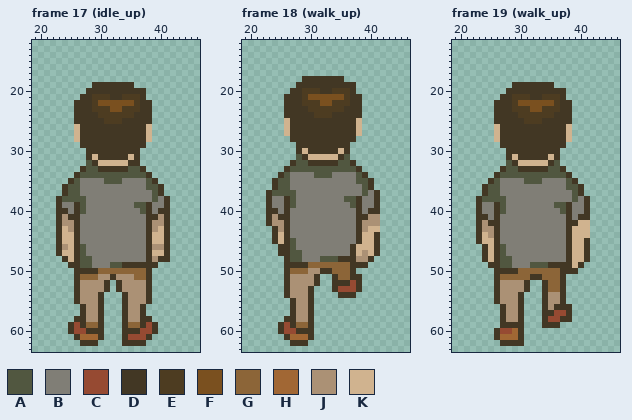
One commit to this pixel-art file: Assets/Sprites/Ase/character.aseprite. The picture above was drawn from the file before the commit.
64x64 pixels, 55 frames. Colours within 5 levels of each other are drawn and written as one. Shown: frame 17 (idle_up): x 19..46, y 12..63; frame 18 (walk_up): x 19..46, y 12..63; frame 19 (walk_up): x 19..46, y 12..63. The commit also changed other frames, which this record leaves out.
Visible layers, top first: "default/head", "default/arm_left/back", "default/arm_right/front", "default/leg_left/back", "default/leg_right/front", "default/body", "boxed/box".
Palette (. is transparent): A #515740  B #807e76  C #964a32  D #423724  E #4d3c21  F #7a501f  G #8c6538  H #a16734  J #ab9175  K #d0b38f
Pixels before, frame 17 (idle_up), first column x 23:
19 ......DDDDDDD......
20 .....DDDDDDDDDD....
21 ....DDEEEDDEEED....
22 ...DDDEFFFFFFEDD...
23 ...DDDEEEFFEEEDD...
24 ...DDDDEEEEEEDDD...
25 ...DDDDDEEEDDDDD...
26 ...KDDDDDDDDDDDK...
27 ...KDDDDDDDDDDDK...
28 ...KDDDDDDDDDDDK...
29 ....DDDDDDDDDDD....
30 .....DDDDDDDDD.....
31 .....DKDDDDDKD.....
32 .....ADKKKKKDD.....
33 ....DAADDDDDAAD....
34 ...DAAAAAAAAAAAD...
35 ..DABBBBAAABBBBAD..
36 .DAABBBBBBBBBBBAAD.
37 .DAABBBBBBBBBBBBAD.
38 DAAAABBBBBBBBBBBABD
39 DBBDABBBBBBBBAADBBD
40 DDBDABBBBBBBBBADBDD
41 DJDDBBBBBBBBBBBDDJD
42 DJJDBBBBBBBBBBBDJJD
43 DKJDBBBBBBBBBBBDJKD
44 DKKDBBBBBBBBBBBDKKD
45 DKKDBBBBBBBBBBBDKKD
46 DJKDABBBBBBBBBBDJJD
47 DKKDABBBBBBBBBBDKKD
48 .DKDAABBBBBBBBBDJDD
49 ..DDAABBBAADDDDDD..
50 ...DDDDGGGGGGGGD...
51 ...DGGGJJDJJJGGD...
52 ...DJJJJD.DJJJJD...
53 ...DJJJJD.DJJJJD...
54 ...DJJJD...DJJJD...
55 ...DJJJD...DJJJD...
56 ....DJJD...DJJD....
57 ....DJJD...DJJD....
58 ...DDJJD...DJJDD...
59 ..DCDGGD...DGGDCD..
60 ..DCCDDD...DDDCCD..
61 ...DHHHD...DCCCD...
62 ....DDD....DDDD....
Pixels before, frame 18 (walk_up), first column x 23:
18 ......DDDDDDD......
19 .....DDDDDDDDDD....
20 ....DDEEEDDEEED....
21 ...DDDEFFFFFFEDD...
22 ...DDDEEEFFEEEDD...
23 ...DDDDEEEEEEDDD...
24 ...DDDDDEEEDDDDD...
25 ...KDDDDDDDDDDDK...
26 ...KDDDDDDDDDDDK...
27 ...KDDDDDDDDDDDK...
28 ....DDDDDDDDDDD....
29 .....DDDDDDDDD.....
30 .....DKDDDDDKD.....
31 .....ADKKKKKDA.....
32 ....DAADDDDDAAD....
33 ...DAAAAAAAAAAAD...
34 ..DABBBBAAABBBBAD..
35 .DAABBBBBBBBBBBAAD.
36 .DAABBBBBBBBBBBBAD.
37 DAAAABBBBBBBBBBBABD
38 DBBDABBBBBBBBAADBBD
39 DBBDABBBBBBBBBADBBD
40 DDBDBBBBBBBBBBBDBDD
41 DJDDBBBBBBBBBBBDDJJ
42 DJJDBBBBBBBBBBBDJJJ
43 .DJDBBBBBBBBBBBDJKK
44 .DKDBBBBBBBBBBBDKKD
45 .DKDABBBBBBBBBBDKKD
46 ..DDABBBBBBBBBDKKKD
47 ..DDAABBBBBBBBDKJKD
48 ...DAABBBAAADDDJJD.
49 ...DDDDGGGGGGGDDD..
50 ...DGGGJJDDGGGD....
51 ...DJJJJD..DGGDD...
52 ...DJJJJD..DDDCD...
53 ...DJJJD...DCCCD...
54 ...DJJJD....DDD....
55 ....DJJD...........
56 ....DJJD...........
57 ....DJJD...........
58 ...DDJJD...........
59 ..DCDGGD...........
60 ..DCCDDD...........
61 ...DHHHD...........
62 ....DDD............
Pixels before, frame 19 (walk_up), first column x 23:
19 ......DDDDDDD......
20 .....DDDDDDDDDD....
21 ....DDEEEDDEEED....
22 ...DDDEFFFFFFEDD...
23 ...DDDEEEFFEEEDD...
24 ...DDDDEEEEEEDDD...
25 ...DDDDDEEEDDDDD...
26 ...KDDDDDDDDDDDK...
27 ...KDDDDDDDDDDDK...
28 ...KDDDDDDDDDDDK...
29 ....DDDDDDDDDDD....
30 .....DDDDDDDDD.....
31 .....DKDDDDDKD.....
32 .....ADKKKKKDA.....
33 ....DAADDDDDAAD....
34 ...DAAAAAAAAAAAD...
35 ..DABBBBAAABBBBAD..
36 .DAABBBBBBBBBBBAAD.
37 .DAABBBBBBBBBBBBAD.
38 DAAAABBBBBBBBBBBABD
39 DBBDABBBBBBBBAADBBD
40 DBBDABBBBBBBBBADBBD
41 DDBDBBBBBBBBBBBDBDD
42 DJDDBBBBBBBBBBBDDKK
43 DJJDBBBBBBBBBBBDKKK
44 DKJDBBBBBBBBBBBDKKK
45 DKKDBBBBBBBBBBBDKKD
46 .DKDABBBBBBBBBBDKKD
47 .DKDABBBBBBBBBBDKKD
48 .DKDAABBBBBBBBBDKKD
49 ..DDAABBBAAADDDDKD.
50 ...DDDDGGGGGGGDDD..
51 ...DGGGGGDDGGGD....
52 ...DJJJJD..DGGD....
53 ...DJJJJD..DGGD....
54 ...DJJJD...DJJD....
55 ...DJJJD...DJJD....
56 ....DJJD...DJDDD...
57 ....DJJD...DDCCD...
58 ....DJJD...DCCDD...
59 ....DDDD...DDD.....
60 ...DCCHD...........
61 ...DHHHD...........
62 ....DDDD...........
Once edited:
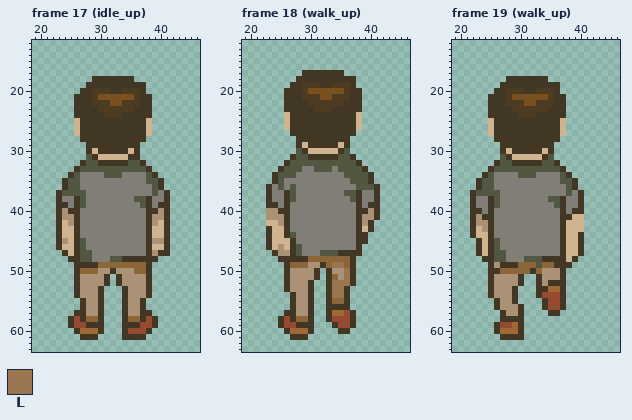
Colours new in this view: L #99764f
What changed:
Changed rows in their new state; - is an unchanged pixel.
Frame 17 (idle_up):
first column x 23:
18 ------DDDDDDD------
19 -----D-------DD----
20 ----D-EEE--EEE-----
21 ---D---FFFFFF--D---
22 -------EE--EE------
23 ------D--EE--D-----
24 -------D---DD------
25 ---K----DDD----K---
28 ---.-----------.---
29 ----.---------.----
30 ------K-----K------
31 -----ADKKKKKD------
32 ----D-ADDDDDAAD----
33 ---DA--AAAAA--AD---
34 --DABBBB---BBBBAD--
35 -DA-----BBB-----AD-
36 ---------------B---
37 DA--A------------BD
38 -BBD---------AADB--
39 -D-----------B---D-
40 -JD-B---------B-DJ-
41 --J-------------J--
42 -K---------------K-
43 --K-------------K--
45 -J--A-----------JJ-
46 -K--------------KK-
47 .D---A----------JD-
48 -.D------AADDDD-D..
49 --.-DDDGGGGGGGG-.--
50 ----GGGJJDJJJ------
51 ----JJJ-D.D--JJ----
53 -------D.-.D-------
55 ---.D---------D.---
57 ---D-----------D---
58 --DC-GG-----GG-CD--
59 ----CDD-----DDC----
60 --.DHHH-----CC-D.--
61 ---.DDD.----DDD.---
62 ----...----....----
Frame 18 (walk_up):
first column x 23:
17 ------DDDDDDD------
18 -----D-------DD----
19 ----D-EEE--EEE-----
20 ---D---FFFFFF--D---
21 -------EE--EE------
22 ------D--EE--D-----
23 -------D---DD------
24 ---K----DDD----K---
27 ---.-----------.---
28 ----.---------.----
29 ------K-----K------
30 -----ADKKKKKDA-----
31 ----D-ADDDDDA-D----
32 ---DA--AAAAA--AD---
33 --DA--BB---B---AD--
34 -DA-A---BBB--AA-AD-
35 ---B----------A----
36 DB-BA----------A-AD
37 -BBD---------AADB--
38 -------------B-----
39 -D--B---------B--D-
40 JJD-------------DJ-
41 J-J-------------J-D
42 KK---------------D.
43 DKK-------------KD.
44 DK--A-----------D..
45 DK-KD-----------D..
46 DKJKDA--------BD...
47 -DJJD----AAADD-D...
48 --D-DDDGGGGGGG-...-
49 ----GGGJJD-LL--..--
50 ----JJJ-D.-JJL-----
51 ----------DGJL-.---
52 -------D.-DLLLD.---
53 ----------DLLD..---
54 ---.D-----DLL-.----
55 ----------DGGD-----
56 ----------DDDD-----
57 ---D------DHHCD----
58 --DC-GG---DCCCD----
59 ----CDD----DCCD----
60 --.DHHH-----DD-----
61 ---.DDD.-----------
62 ----...------------
Frame 19 (walk_up):
first column x 22:
18 ------DDDDDDD-------
19 -----DD-------D-----
20 ----DDEEE--EEE-.----
21 ---DD-EFFFFFF-D-----
22 ---D--E-E--EEED-.---
23 ---D------EE-DD-.---
24 ---D-------DDD--.---
25 ---K-----DDD---K.---
26 ---KD----------K.---
27 ---KD----------K.---
28 ----D----------..---
29 --------------..----
30 -----DK-----K-.-----
31 -----A--KKKK-A.-----
32 ----DA--DDDDAAD-----
33 ---DAA--AAAAA-------
34 --DABBBB---BBBB-----
35 -DAAB----BBB---A----
36 -DA-B------------D.-
37 DAA-------------AB--
38 DBBD-B-------AAD-BD.
39 DB-DAB---------DB-D.
40 D--DBB---------DBDD.
41 DJ-DB----------D-KK.
42 DJ--B----------DKK-.
43 DK-DB----------DK--.
44 DK-DB----------DK-D.
45 ---DA----------DK-D.
46 -DKDAB---------DK-D.
47 -DKDA----------DK-D.
48 ---DA-B--AAADDDDKD..
49 ----JDDDGGG-GG---..-
50 ---D-GGG--D-JJJ-..--
51 ---DJJJJD..-JJJ-----
52 ---DJ---D.-DJDD-----
53 ---DJ--D..-D-HH-----
54 ---DJ--D.--DCCC-----
55 -------D.----CC-----
56 ----DJ-------CC-.---
57 ------------.-D..---
58 ------DD----.....---
59 ----DCCH----...-----
60 -----HH-------------
61 ----.DDD------------
62 -----....-----------
Where, in picture pixels (left, top, right, bottom), the same in both pictures:
changed: (56, 76, 170, 346)
changed: (266, 70, 380, 346)
changed: (470, 76, 590, 346)
